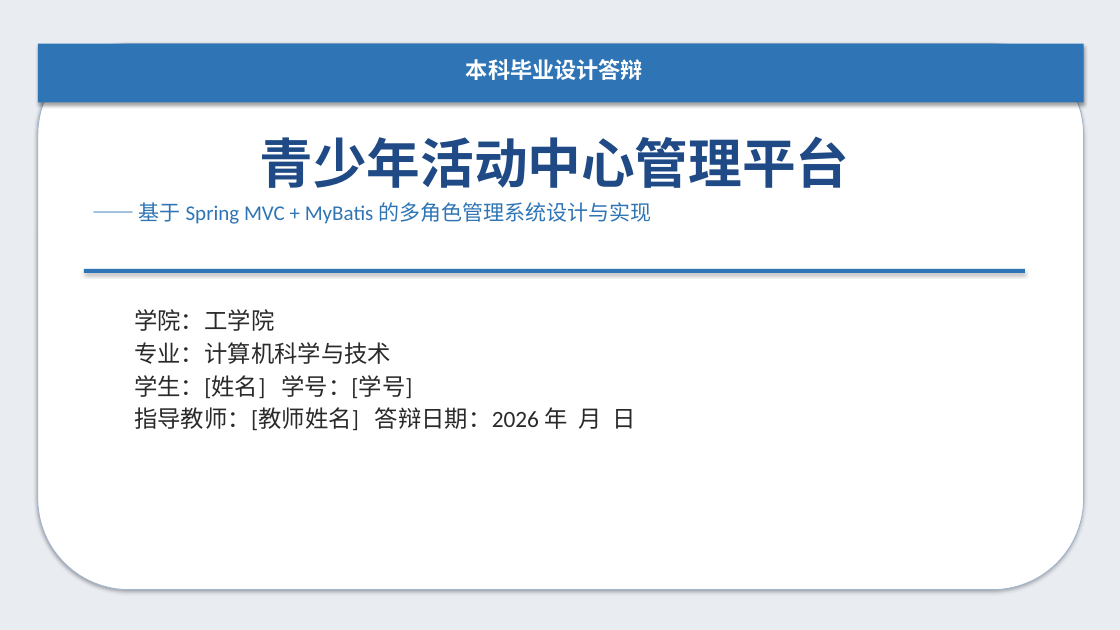
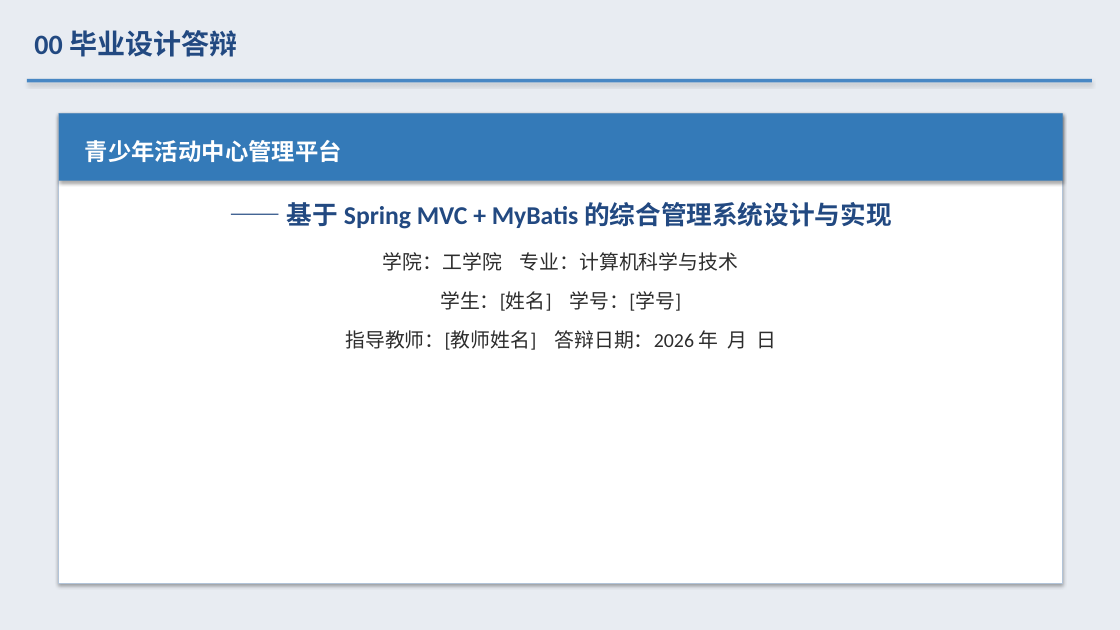
Before and after one commit to cxkqq/Student_Exam, a slide deck: slide 1 of defense_ppt.pptx. Drawn at 1120x630 pixels with LibreOffice and Linux fonts; fonts in the diff are those of the drawing. Boxes give left, top, right and bottom in pixels: in the first picture for what was removed or moved away, otherwise in the second. Text is boxed around its words. In the diff, an @@ line names an element or a change of style, - is before the commit and + after.

```diff
--- a/defense_ppt.pptx
+++ b/defense_ppt.pptx
@@ rectangle at [0,0,1120,630]: fill #E9ECF1 to #E8ECF2 @@
@@ text at [34,30,237,57]: text changed; size 19 to 24 pt; text colour #FFFFFF to #224981 @@
-本科毕业设计答辩
+00 毕业设计答辩
@@ rounded rectangle removed at [38,44,1084,590] @@
@@ rectangle: place and size @@
-rectangle at [38,44,1084,103]
+rectangle at [27,79,1092,82]
@@ rectangle at [27,79,1092,82]: fill #2F75B5 to #4887C4 @@
@@ rectangle added at [59,113,1063,584], fill #FFFFFF, outline #B2C4D9 0.75 pt @@
@@ rectangle added at [59,113,1063,181], fill #347AB8 @@
@@ text "青少年活动中心管理平台" at [85,140,342,162]: size 46 to 20 pt, text colour #1F4A85 to #FFFFFF; alignment centre to left; line spacing 1 to 1.25; more space between paragraphs @@
@@ text "—— 基于 Spring MVC + ...": place and size @@
-text "—— 基于 Spring MVC + ..." at [134,309,635,431]
+text "—— 基于 Spring MVC + ..." at [287,202,891,350]
@@ text at [139,202,651,224]: paragraph removed @@
-—— 基于 Spring MVC + MyBatis 的多角色管理系统设计与实现
@@ text at [287,202,891,271]: text changed; size 20 to 22 pt; text colour #2A2A2A to #224981; bold on @@
-学院：工学院
-专业：计算机科学与技术
+—— 基于 Spring MVC + MyBatis 的综合管理系统设计与实现
+学院：工学院 专业：计算机科学与技术
@@ rectangle removed at [84,269,1025,273] @@
@@ text at [345,291,776,350]: size 20 to 17 pt, text colour #2A2A2A to #2D2D2D in "学生：[姓名] 学号：[学号]", "指导教师：[教师姓名] 答辩日期：2026 年 月 日"; alignment left to centre; line spacing 1 to 1.25; more space between paragraphs @@
```
Also in this commit, not shown: 8 other slides changed, 6 slides added, 7 slides removed.
